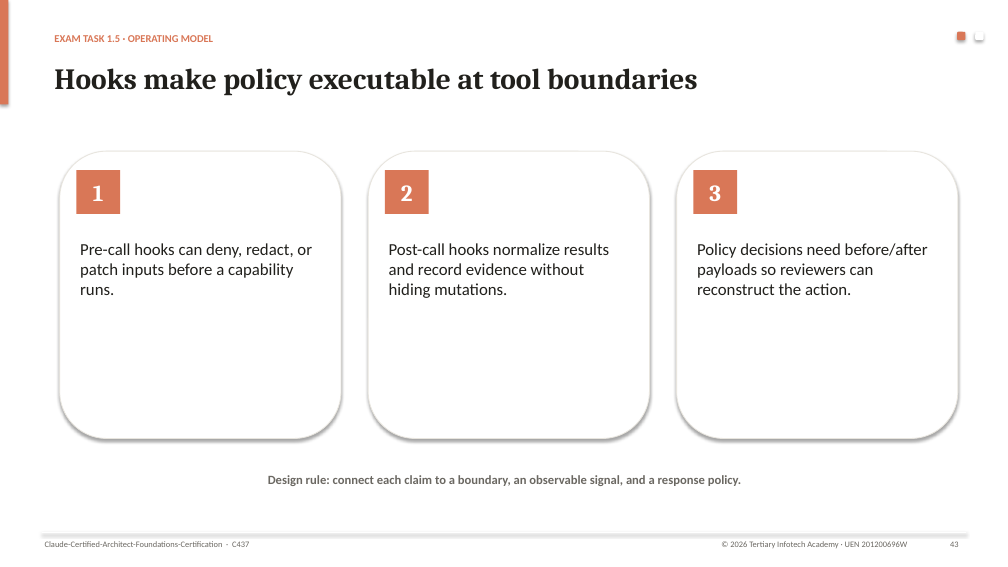
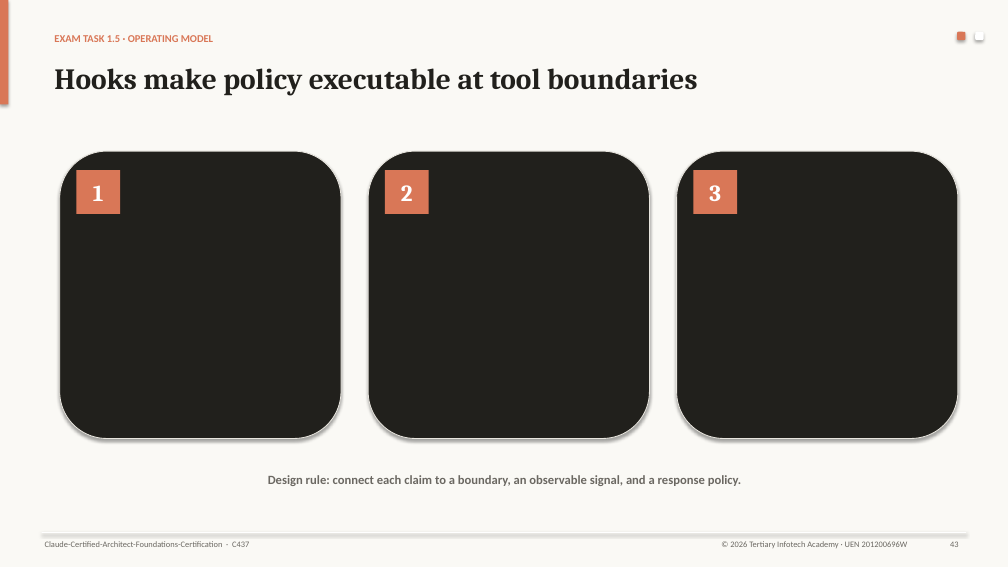
Before and after one commit to tertiarycourses/C437-Claude-Certified-Architect-Foundations-Certification, a slide deck: slide 43 of courseware/C437-Claude-Certified-Architect-Foundations-Certification-Trainer-Slides-v2.0.pptx. Drawn at 1008x567 pixels with LibreOffice and Linux fonts; fonts in the diff are those of the drawing. Boxes give left, top, right and bottom in pixels: in the first picture for what was removed or moved away, otherwise in the second. Text is boxed around its words. In the diff, an @@ line names an element or a change of style, - is before the commit and + after.

```diff
--- a/courseware/C437-Claude-Certified-Architect-Foundations-Certification-Trainer-Slides-v2.0.pptx
+++ b/courseware/C437-Claude-Certified-Architect-Foundations-Certification-Trainer-Slides-v2.0.pptx
@@ rectangle at (0,0,1008,567): fill #FFFFFF to #FAF9F5 @@
@@ fill #FFFFFF to #21201C in 3 elements at (60,151,341,439), (368,151,650,439), (677,151,958,439) @@
@@ text removed at (80,243,312,295) @@
-Pre-call hooks can deny, redact, or patch inputs before a capability runs.
@@ text removed at (389,243,609,298) @@
-Post-call hooks normalize results and record evidence without hiding mutations.
@@ text removed at (697,243,928,295) @@
-Policy decisions need before/after payloads so reviewers can reconstruct the action.
```
Also in this commit, not shown: 243 other slides changed, 1 other file.
